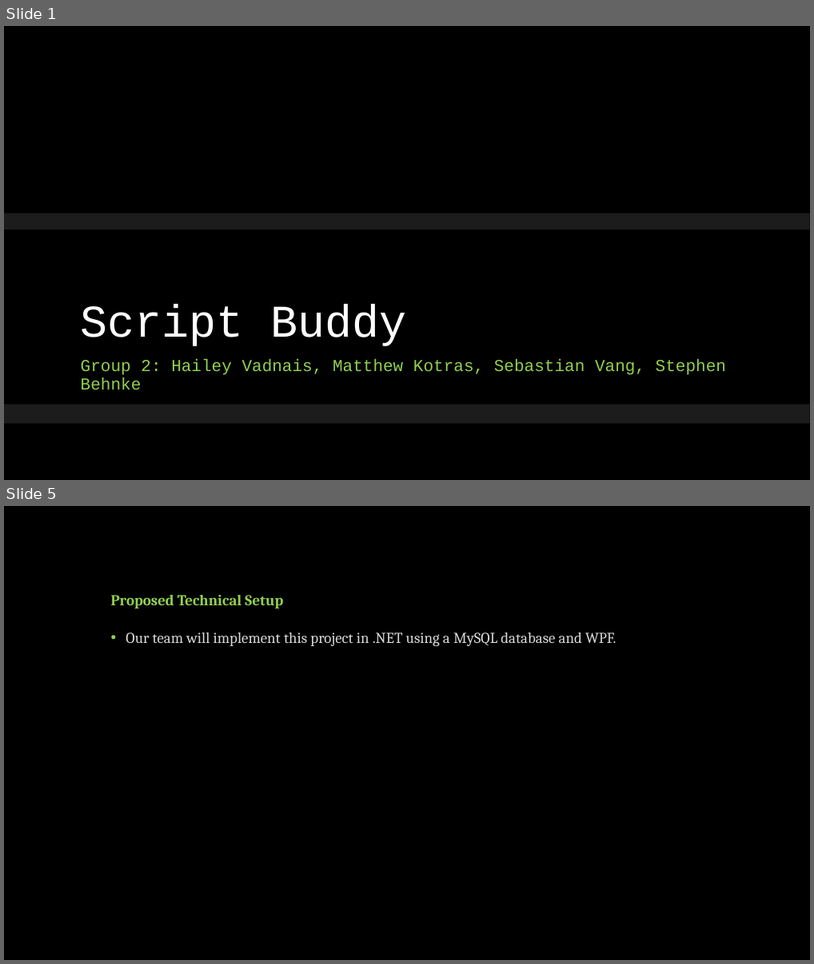
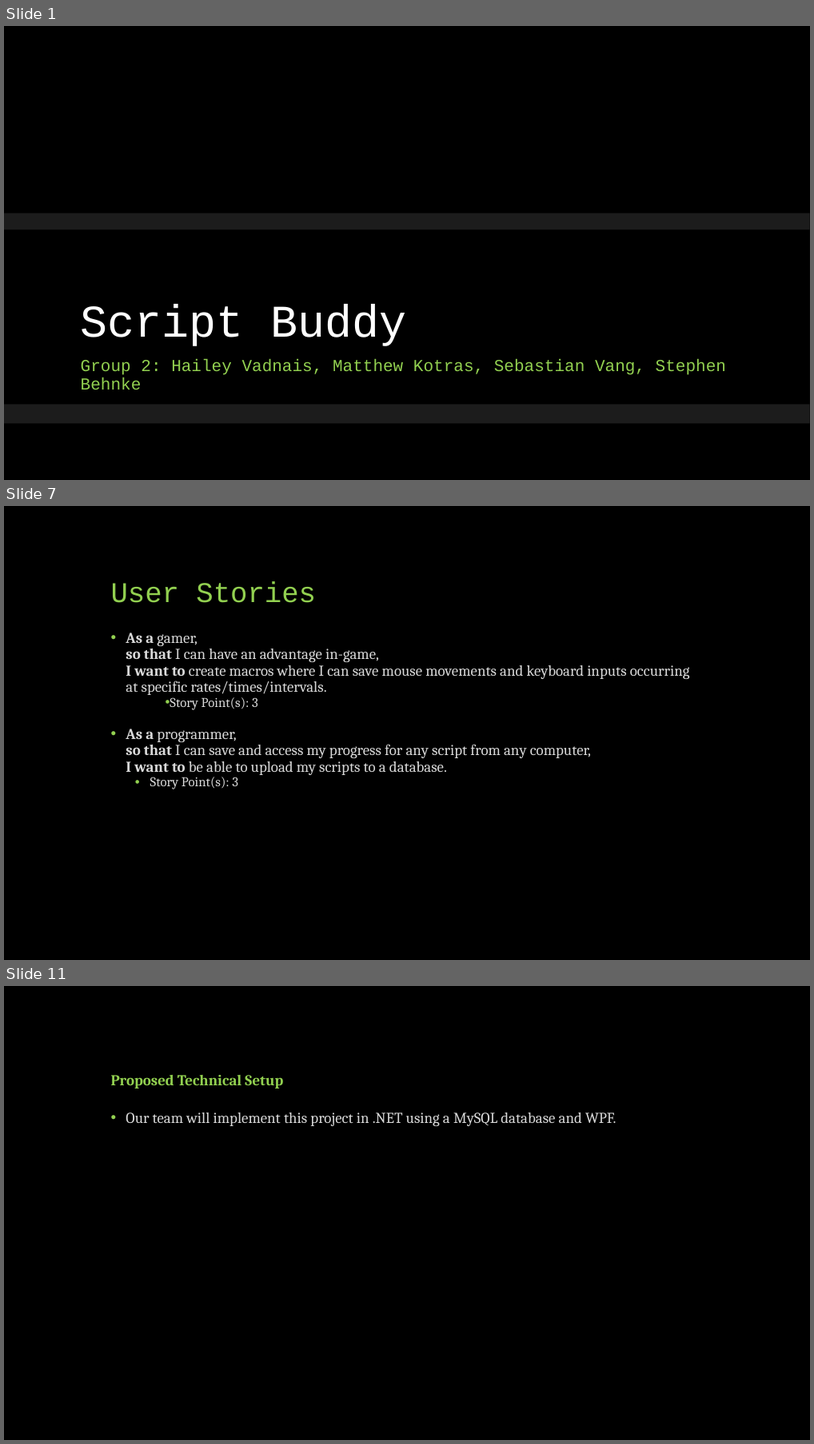
Before and after one commit to CS341-Group-2/sprint-1-presentation, a slide deck: Group 2 Introductory Presentation.pptx. Shown one above the other, each under a label of ours: slides 1 and 5 before the commit, slides 1, 7 and 11 after it; the slides between them are not shown. The pictures are 814x964 and 814x1444 pixels, drawn with LibreOffice and Linux fonts; fonts in the diff are those of the drawing; background and template pictures are left out. Boxes give left, top, right and bottom in pixels: in the first picture for what was removed or moved away, otherwise in the second. Text is boxed around its words. In the diff, an @@ line names an element or a change of style, - is before the commit and + after.

Commit message:
Added User Stories

```diff
--- a/Group 2 Introductory Presentation.pptx
+++ b/Group 2 Introductory Presentation.pptx
@@ slide 7 added at [4,506,810,960], background #000000 @@
@@ title added at [111,582,316,603], 34 pt, text #92D050 @@
+User Stories
@@ text added at [126,632,690,789], 18 pt, text #D9D9D9 @@
+• As a gamer,
+  so that I can have an advantage in-game,
+  I want to create macros where I can save mouse movements and keyboard inputs occurring at specific rates/times/intervals.
+  • Story Point(s): 3
+• As a programmer,
+  so that I can save and access my progress for any script from any computer,
+  I want to be able to upload my scripts to a database.
+  • Story Point(s): 3
@@ what was slide 5 is now slide 11 @@
```
Also in this commit, not shown: 1 slide changed, 7 other slides added, 2 slides removed.
